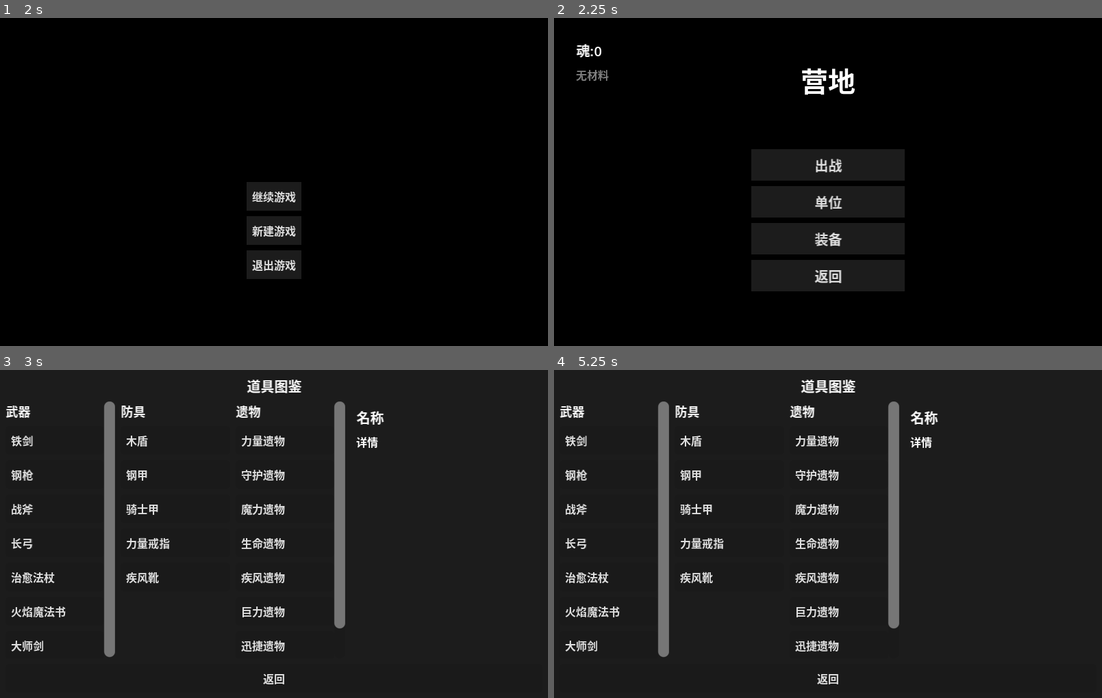
Above: before the commit, frames 1-4 (two rows, left to right).
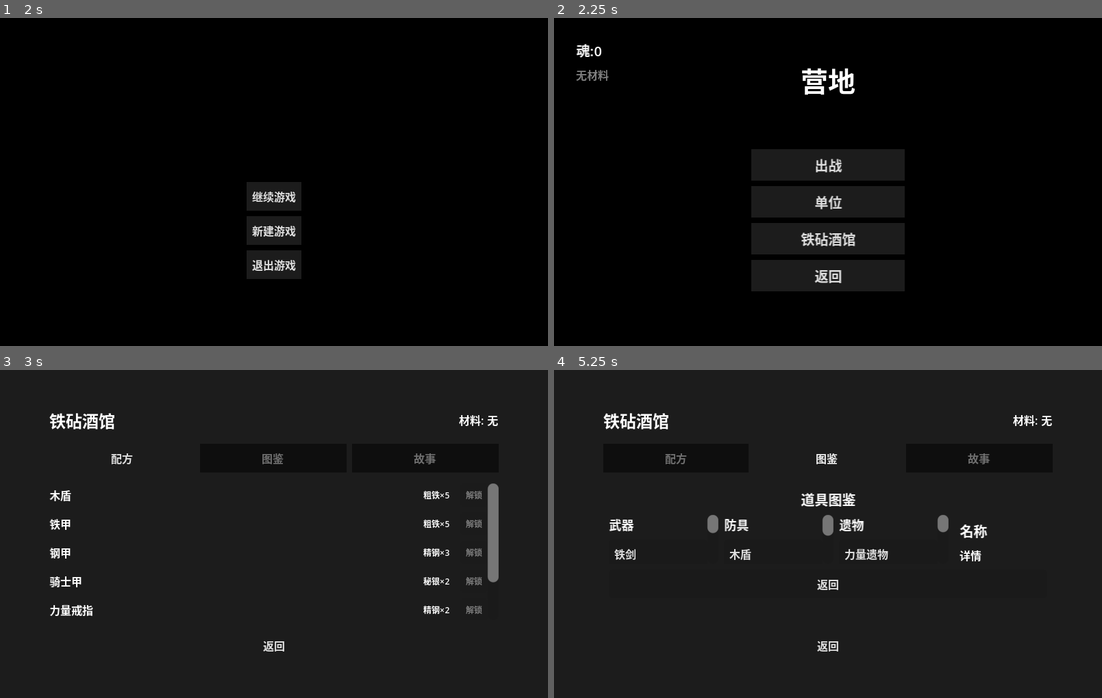
Above: after the commit, the same moments.

Repository: ZhuXilin/Dev_Project_260730
Game: Godot game, scene res://content/scenes/ui/MainMenu.tscn
The game is run twice, just before and just after one commit, with the same random seed, the same clock (stepped at 60 frames per second) and the same inputs. Sound files missing from this copy of the repository are replaced by a short silence.
Inputs (mouse positions are in pixels of both pictures, inside the frame that each line leads up to):
- Up to frame 1 (2 s): click "继续游戏" at 0.5 s; click "返回" at 1.25 s
- Up to frame 2 (2.25 s): click "新建游戏" at 2 s
- Up to frame 3 (3 s): click "装备" (after the commit: "铁砧酒馆") at 2.75 s
- Up to frame 4 (5.25 s): click "返回" at 3.5 s; click (674, 458) at 4.25 s, where only the run after the commit has a clickable "配方"; click (828, 458) at 5 s, where only the run after the commit has a clickable "图鉴"

Frame 1 is identical in both runs. In frame 2, 0.3% of the frame differs, in the area x 45-55%, y 65-70%; in frame 3, 8.7%, in the area x 1-91%, y 2-96%; in frame 4, 8.6%.

Commit message:
Add AnvilTavern UI

Diff:
--- /dev/null
+++ b/content/scenes/ui/AnvilTavern.tscn
@@ -0,0 +1,118 @@
+[gd_scene format=3 uid="uid://bbt41d4ks0gwj"]
+
+[ext_resource type="Script" uid="uid://cjt5d53gw446v" path="res://function/script/AnvilTavern.gd" id="1"]
+[ext_resource type="StyleBox" uid="uid://6qbsaxkfwg3o" path="res://content/resource/stylebox/8bit_style_box_flat.tres" id="2"]
+
+[node name="AnvilTavern" type="CanvasLayer" unique_id=530744706]
+layer = 20
+script = ExtResource("1")
+
+[node name="Background" type="ColorRect" parent="." unique_id=2037673119]
+anchors_preset = 15
+anchor_right = 1.0
+anchor_bottom = 1.0
+grow_horizontal = 2
+grow_vertical = 2
+color = Color(0.10980392, 0.10980392, 0.10980392, 1)
+
+[node name="Panel" type="Panel" parent="." unique_id=981301467]
+anchors_preset = 15
+anchor_right = 1.0
+anchor_bottom = 1.0
+offset_left = 24.0
+offset_top = 16.0
+offset_right = -24.0
+offset_bottom = -16.0
+grow_horizontal = 2
+grow_vertical = 2
+theme_override_styles/panel = ExtResource("2")
+
+[node name="VBox" type="VBoxContainer" parent="Panel" unique_id=70105585]
+layout_mode = 1
+anchors_preset = 15
+anchor_right = 1.0
+anchor_bottom = 1.0
+offset_left = 12.0
+offset_top = 12.0
+offset_right = -12.0
+offset_bottom = -12.0
+grow_horizontal = 2
+grow_vertical = 2
+theme_override_constants/separation = 8
+
+[node name="TitleBar" type="HBoxContainer" parent="Panel/VBox" unique_id=1251007859]
+layout_mode = 2
+
+[node name="TitleLabel" type="Label" parent="Panel/VBox/TitleBar" unique_id=1562742103]
+layout_mode = 2
+size_flags_horizontal = 3
+theme_override_font_sizes/font_size = 12
+text = "铁砧酒馆"
+
+[node name="MaterialsLabel" type="Label" parent="Panel/VBox/TitleBar" unique_id=51940240]
+layout_mode = 2
+theme_override_font_sizes/font_size = 8
+text = "材料: -"
+
+[node name="TabBar" type="HBoxContainer" parent="Panel/VBox" unique_id=586818700]
+layout_mode = 2
+theme_override_constants/separation = 4
+
+[node name="RecipeTabBtn" type="Button" parent="Panel/VBox/TabBar" unique_id=1331975458]
+layout_mode = 2
+size_flags_horizontal = 3
+theme_override_font_sizes/font_size = 8
+theme_override_styles/normal = ExtResource("2")
+theme_override_styles/pressed = ExtResource("2")
+theme_override_styles/hover = ExtResource("2")
+theme_override_styles/disabled = ExtResource("2")
+theme_override_styles/focus = ExtResource("2")
+text = "配方"
+
+[node name="CodexTabBtn" type="Button" parent="Panel/VBox/TabBar" unique_id=643398864]
+layout_mode = 2
+size_flags_horizontal = 3
+theme_override_font_sizes/font_size = 8
+theme_override_styles/normal = ExtResource("2")
+theme_override_styles/pressed = ExtResource("2")
+theme_override_styles/hover = ExtResource("2")
+theme_override_styles/disabled = ExtResource("2")
+theme_override_styles/focus = ExtResource("2")
+text = "图鉴"
+
+[node name="StoryTabBtn" type="Button" parent="Panel/VBox/TabBar" unique_id=1202792961]
+layout_mode = 2
+size_flags_horizontal = 3
+theme_override_font_sizes/font_size = 8
+theme_override_styles/normal = ExtResource("2")
+theme_override_styles/pressed = ExtResource("2")
+theme_override_styles/hover = ExtResource("2")
+theme_override_styles/disabled = ExtResource("2")
+theme_override_styles/focus = ExtResource("2")
+text = "故事"
+
+[node name="ContentScroll" type="ScrollContainer" parent="Panel/VBox" unique_id=205275417]
+layout_mode = 2
+size_flags_vertical = 3
+horizontal_scroll_mode = 0
+
+[node name="ContentContainer" type="VBoxContainer" parent="Panel/VBox/ContentScroll" unique_id=1849904041]
+layout_mode = 2
+size_flags_horizontal = 3
+theme_override_constants/separation = 4
+
+[node name="BackButton" type="Button" parent="Panel/VBox" unique_id=267812513]
+layout_mode = 2
+size_flags_horizontal = 4
+theme_override_font_sizes/font_size = 8
+theme_override_styles/normal = ExtResource("2")
+theme_override_styles/pressed = ExtResource("2")
+theme_override_styles/hover = ExtResource("2")
+theme_override_styles/disabled = ExtResource("2")
+theme_override_styles/focus = ExtResource("2")
+text = "返回"
+
+[connection signal="pressed" from="Panel/VBox/TabBar/RecipeTabBtn" to="." method="_on_recipe_tab_pressed"]
+[connection signal="pressed" from="Panel/VBox/TabBar/CodexTabBtn" to="." method="_on_codex_tab_pressed"]
+[connection signal="pressed" from="Panel/VBox/TabBar/StoryTabBtn" to="." method="_on_story_tab_pressed"]
+[connection signal="pressed" from="Panel/VBox/BackButton" to="." method="_on_back_pressed"]
--- a/function/global/Config.gd
+++ b/function/global/Config.gd
@@ -45,6 +45,7 @@
 	"REWARD_SUMMARY_UI":    "res://content/scenes/ui/RewardSummaryUI.tscn",
 	"FORGE_UI":             "res://content/scenes/ui/Forge.tscn",
 	"TREASURE_UI":          "res://content/scenes/ui/Treasure.tscn",
+	"ANVIL_TAVERN_UI": "res://content/scenes/ui/AnvilTavern.tscn",
 
 	# 脚本
 	"DAMAGE_POPUP_SCRIPT":      "res://function/script/DamagePopup.gd",
--- a/function/global/GameState.gd
+++ b/function/global/GameState.gd
@@ -147,6 +147,10 @@
 var current_reward_materials : Dictionary:
 	get: return resource_state.current_reward_materials
 	set(value): resource_state.current_reward_materials = value
+
+var unlocked_recipes : Array:
+	get: return resource_state.unlocked_recipes
+	set(value): resource_state.unlocked_recipes = value
 
 # ============================================================
 #  非转发字段（不属于任何 state）
--- a/function/global/SaveManager.gd
+++ b/function/global/SaveManager.gd
@@ -135,6 +135,7 @@
 	save.unlocked_items = Globals.unlocked_items.duplicate()
 	save.unlocked_relics = RelicManager.get_unlocked_relics()
 	save.unlocked_talents = Globals.unlocked_talents.duplicate()
+	save.unlocked_recipes = GameState.unlocked_recipes.duplicate()
 
 	save.save_time = Time.get_unix_time_from_system()
 	save.checksum = save.compute_checksum()
@@ -204,6 +205,7 @@
 	Globals.unlocked_units = save.unlocked_units.duplicate()
 	Globals.unlocked_items = save.unlocked_items.duplicate()
 	Globals.unlocked_talents = save.unlocked_talents.duplicate()
+	GameState.unlocked_recipes = save.unlocked_recipes.duplicate()
 
 	if Globals.unlocked_items.is_empty():
 		Globals.unlocked_items = Globals.item_unlocked_items.duplicate()
--- a/function/resource/SaveData.gd
+++ b/function/resource/SaveData.gd
@@ -67,6 +67,9 @@
 # ---- 新增词条存档 ----
 @export var unlocked_talents: Array = []
 
+# ---- 防具配方解锁（铁砧酒馆） ----
+@export var unlocked_recipes: Array = []
+
 # ---- 地图快照（保存节点布局，不含循环引用） ----
 @export var map_snapshot: Dictionary = {}
 
@@ -104,6 +107,7 @@
 		"difficulty_level": difficulty_level,
 		"highest_cleared_difficulty": highest_cleared_difficulty,
 		"unlocked_talents": unlocked_talents,
+		"unlocked_recipes": unlocked_recipes,
 		"current_node_key": current_node_key,
 		"map_snapshot": map_snapshot,
 	}
--- /dev/null
+++ b/function/script/AnvilTavern.gd
@@ -0,0 +1,211 @@
+extends CanvasLayer
+
+signal closed
+
+enum Tab { RECIPE, CODEX, STORY }
+var current_tab : Tab = Tab.RECIPE
+
+@onready var materials_label : Label = $Panel/VBox/TitleBar/MaterialsLabel
+@onready var recipe_tab_btn : Button = $Panel/VBox/TabBar/RecipeTabBtn
+@onready var codex_tab_btn : Button = $Panel/VBox/TabBar/CodexTabBtn
+@onready var story_tab_btn : Button = $Panel/VBox/TabBar/StoryTabBtn
+@onready var content_container : VBoxContainer = $Panel/VBox/ContentScroll/ContentContainer
+
+
+func _ready():
+	_refresh_materials()
+	_switch_tab(Tab.RECIPE)
+
+
+# ============================================================
+#  信号
+# ============================================================
+func _on_recipe_tab_pressed(): _switch_tab(Tab.RECIPE)
+func _on_codex_tab_pressed():  _switch_tab(Tab.CODEX)
+func _on_story_tab_pressed():  _switch_tab(Tab.STORY)
+
+func _on_back_pressed():
+	closed.emit()
+	queue_free()
+
+
+# ============================================================
+#  Tab 切换
+# ============================================================
+func _switch_tab(tab: Tab):
+	current_tab = tab
+	_update_tab_style()
+	_clear_content()
+	match tab:
+		Tab.RECIPE: _build_recipe_tab()
+		Tab.CODEX:  _build_codex_tab()
+		Tab.STORY:  _build_story_tab()
+
+
+func _update_tab_style():
+	recipe_tab_btn.modulate = Color.WHITE if current_tab == Tab.RECIPE else Color(0.5, 0.5, 0.5)
+	codex_tab_btn.modulate  = Color.WHITE if current_tab == Tab.CODEX  else Color(0.5, 0.5, 0.5)
+	story_tab_btn.modulate  = Color.WHITE if current_tab == Tab.STORY  else Color(0.5, 0.5, 0.5)
+
+
+func _clear_content():
+	for child in content_container.get_children():
+		content_container.remove_child(child)
+		child.queue_free()
+
+
+func _refresh_materials():
+	var mats = GameState.get_all_materials()
+	var parts = []
+	for name in ["粗铁", "精钢", "秘银", "龙鳞"]:
+		var count = mats.get(name, 0)
+		if count > 0:
+			parts.append("%s:%d" % [name, count])
+	materials_label.text = "材料: " + (" ".join(parts) if not parts.is_empty() else "无")
+
+
+# ============================================================
+#  Tab 1: 配方
+# ============================================================
+func _build_recipe_tab():
+	var all_armors = _get_all_armors_with_recipe()
+	if all_armors.is_empty():
+		content_container.add_child(_make_hint("暂无可用配方"))
+		return
+
+	# 未解锁在前，已解锁在后
+	var locked : Array = []
+	var done : Array = []
+	for data in all_armors:
+		if data.id in GameState.unlocked_recipes:
+			done.append(data)
+		else:
+			locked.append(data)
+
+	for data in locked:
+		content_container.add_child(_build_recipe_row(data, false))
+	for data in done:
+		content_container.add_child(_build_recipe_row(data, true))
+
+
+func _get_all_armors_with_recipe() -> Array:
+	var result : Array = []
+	for item_id in ItemManager._item_db.keys():
+		var data = ItemManager.get_item_data(item_id)
+		if data and data.type == "armor" and not data.unlock_cost.is_empty():
+			result.append(data)
+	return result
+
+
+func _build_recipe_row(data: ItemData, unlocked: bool) -> HBoxContainer:
+	var row = HBoxContainer.new()
+	row.add_theme_constant_override("separation", 8)
+
+	# ---- 名称 ----
+	var name_label = Label.new()
+	name_label.text = data.name
+	name_label.add_theme_font_size_override("font_size", UIConst.FONT_SIZE_NORMAL)
+	name_label.size_flags_horizontal = Control.SIZE_EXPAND_FILL
+	row.add_child(name_label)
+
+	# ---- 材料需求 ----
+	var cost_label = Label.new()
+	cost_label.add_theme_font_size_override("font_size", UIConst.FONT_SIZE_SMALL)
+	if unlocked:
+		cost_label.text = "已解锁"
+		cost_label.modulate = Color(0.5, 0.5, 0.5)
+	else:
+		var parts = []
+		for k in data.unlock_cost:
+			parts.append("%s×%d" % [k, data.unlock_cost[k]])
+		cost_label.text = " ".join(parts)
+	row.add_child(cost_label)
+
+	# ---- 按钮 ----
+	var btn = Button.new()
+	btn.add_theme_font_size_override("font_size", UIConst.FONT_SIZE_SMALL)
+	if unlocked:
+		btn.text = "已解锁"
+		btn.disabled = true
+	else:
+		btn.text = "解锁"
+		btn.disabled = not _can_unlock(data)
+		btn.pressed.connect(_on_unlock_pressed.bind(data.id))
+	row.add_child(btn)
+
+	return row
+
+
+func _can_unlock(data: ItemData) -> bool:
+	for mat_name in data.unlock_cost:
+		var need = data.unlock_cost[mat_name]
+		if GameState.get_material(mat_name) < need:
+			return false
+	return true
+
+
+func _on_unlock_pressed(item_id: String):
+	var data = ItemManager.get_item_data(item_id)
+	if not data:
+		return
+	if not _can_unlock(data):
+		_show_message("材料不足")
+		return
+	# ---- 扣材料 ----
+	for mat_name in data.unlock_cost:
+		GameState.materials[mat_name] -= data.unlock_cost[mat_name]
+	# ---- 加入已解锁 ----
+	GameState.unlocked_recipes.append(item_id)
+	SaveManager.auto_save()
+	_show_message("已解锁：" + data.name)
+	_refresh_materials()
+	_switch_tab(Tab.RECIPE)
+
+
+# ============================================================
+#  Tab 2: 图鉴（骨架）
+# ============================================================
+func _build_codex_tab():
+	# ---- 实例化 ItemInfoUI，挂到 ContentContainer 里 ----
+	var item_info_scene = load(Config.PATHS.ITEM_INFO_UI)
+	if not item_info_scene:
+		content_container.add_child(_make_hint("图鉴面板未找到"))
+		return
+	var item_info = item_info_scene.instantiate()
+	# ItemInfoUI 是 PanelContainer，anchor 全屏会冲突，改为填充容器
+	item_info.anchor_right = 0
+	item_info.anchor_bottom = 0
+	item_info.size_flags_vertical = Control.SIZE_EXPAND_FILL
+	content_container.add_child(item_info)
+	# 调它的 _refresh_list()
+	if item_info.has_method("_refresh_list"):
+		item_info._refresh_list()
+
+# ============================================================
+#  Tab 3: 故事（骨架）
+# ============================================================
+func _build_story_tab():
+	content_container.add_child(_make_hint("故事功能开发中"))
+
+
+# ============================================================
+#  辅助
+# ============================================================
+func _make_hint(text: String) -> Label:
+	var label = Label.new()
+	label.text = text
+	label.add_theme_font_size_override("font_size", UIConst.FONT_SIZE_NORMAL)
+	label.horizontal_alignment = HORIZONTAL_ALIGNMENT_CENTER
+	label.modulate = Color(0.6, 0.6, 0.6)
+	return label
+
+
+func _show_message(msg: String):
+	var label = Label.new()
+	label.text = msg
+	label.add_theme_font_size_override("font_size", UIConst.FONT_SIZE_NORMAL)
+	label.horizontal_alignment = HORIZONTAL_ALIGNMENT_CENTER
+	content_container.add_child(label)
+	await get_tree().create_timer(1.5).timeout
+	if is_instance_valid(label):
+		label.queue_free()
--- a/function/script/Camp.gd
+++ b/function/script/Camp.gd
@@ -2,11 +2,16 @@
 
 @onready var soul_label = $ResourcePanel/SoulLabel
 @onready var materials_container = $ResourcePanel/MaterialsContainer
+@onready var item_btn : Button = $ButtonPanel/ItemButton
 
 func _ready():
-	# ---- 恢复鼠标状态（防止从 Battlefield 切过来时被锁成 HIDDEN） ----
 	Input.mouse_mode = Input.MOUSE_MODE_VISIBLE
 	Globals.is_transitioning = false
+
+	# ---- 文本设置（本地化预留） ----
+	#item_btn.text = tr("ui_anvil_tavern")   # 找不到翻译时 tr() 返回 key 本身
+	# 临时方案：还没做翻译文件时，直接用中文：
+	item_btn.text = "铁砧酒馆"
 
 	update_display()
 	_play_camp_music()
@@ -94,17 +99,17 @@
 		panel.populate_list()
 
 func _on_item_pressed():
-	var existing = get_node_or_null("ItemInfoUI")
+	var existing = get_node_or_null("AnvilTavern")
 	if existing:
-		existing.visible = !existing.visible
-		if existing.visible:
-			existing._refresh_list()
 		return
-	var panel_scene = load(Config.PATHS.ITEM_INFO_UI)
-	if panel_scene:
-		var panel = panel_scene.instantiate()
-		add_child(panel)
-		panel.name = "ItemInfoUI"
+	var scene = load(Config.PATHS.ANVIL_TAVERN_UI)
+	if not scene:
+		push_error("AnvilTavern 场景未找到")
+		return
+	var tavern = scene.instantiate()
+	tavern.name = "AnvilTavern"
+	add_child(tavern)
+	await tavern.closed
 
 func _on_back_pressed():
 	GameState.interrupt_state = GameState.InterruptState.CAMP
--- a/function/script/Forge.gd
+++ b/function/script/Forge.gd
@@ -66,17 +66,14 @@
 #  Tab 1：防具合成
 # ============================================================
 func _build_craft_tab():
-	var unlocked = GameState.unlocked_recipes if "unlocked_recipes" in GameState else []
-
+	var unlocked = GameState.unlocked_recipes   # ← 已存在
 	if unlocked.is_empty():
-		content_container.add_child(_make_hint("暂无已解锁配方"))
+		content_container.add_child(_make_hint("暂无已解锁配方\n（前往铁砧酒馆解锁）"))
 		return
-
 	for recipe_id in unlocked:
 		var data = ItemManager.get_item_data(recipe_id)
 		if data:
 			content_container.add_child(_build_craft_row(data))
-
 
 func _build_craft_row(data: ItemData) -> HBoxContainer:
 	var row = HBoxContainer.new()
--- a/function/script/state/ResourceState.gd
+++ b/function/script/state/ResourceState.gd
@@ -13,6 +13,9 @@
 	"秘银": 0,
 	"龙鳞": 0
 }
+
+# ---- 防具配方解锁（铁砧酒馆） ----
+var unlocked_recipes : Array = []
 
 # ---- 本轮基线（用于结算显示） ----
 var cycle_start_soul : int = 0
Not shown, added: function/script/AnvilTavern.gd.uid
